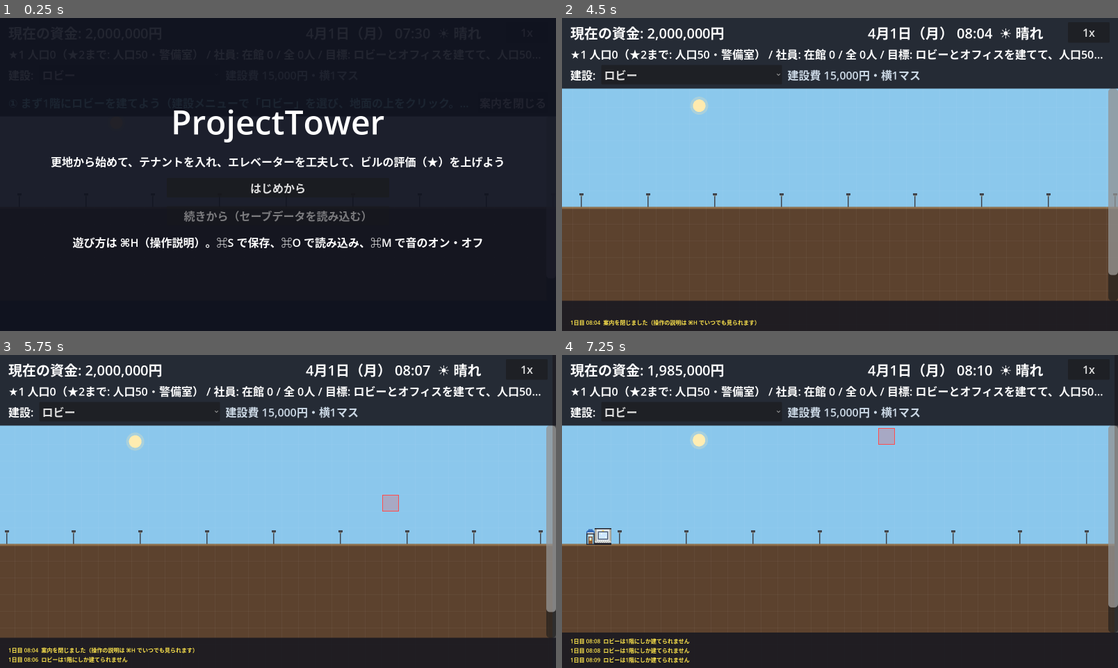
Above: before the commit, frames 1-4 (two rows, left to right).
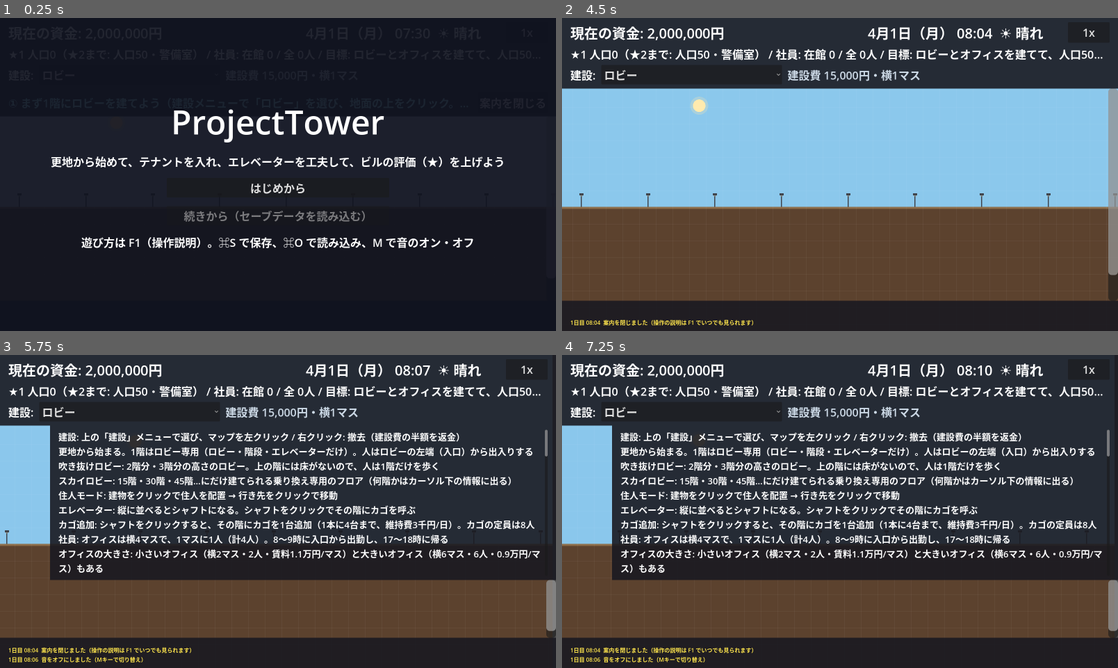
Above: after the commit, the same moments.

Repository: Toshiaki0315/ProjectTower
Game: Godot game, scene res://scenes/main.tscn
Two runs of this game, one before a commit and one after it. Both use one fixed random seed, a clock stepped at 60 frames per second and the inputs below.
Inputs (mouse positions are in pixels of both pictures, inside the frame that each line leads up to):
- Up to frame 1 (0.25 s): no input
- Up to frame 2 (4.5 s): click "はじめから" at 0.5 s; click "1x" at 1.25 s; click "4x" at 2 s; click "16x" at 2.75 s; click "ロビー" at 3.5 s; click "案内を閉じる" at 4.25 s
- Up to frame 3 (5.75 s): tap Enter at 5 s; move the mouse to (400, 495) at 5.02 s; hold D from 5.03 s (still down); tap H at 5.1 s; click (400, 495) at 5.17 s; tap M at 5.3 s
- Up to frame 4 (7.25 s): release D at 5.75 s; drag from (728, 527) to (812, 574) at 5.77 s; move the mouse to (895, 442) at 6.52 s; hold D from 6.53 s (still down); tap L at 6.6 s; click (895, 442) at 6.67 s; tap 0 at 6.8 s

The runs differ from the first frame. In frame 1, 1.4% of the frame differs, in the area x 13-87%, y 70-74%; in frame 2, 0.1%; in frame 3, 46%; in frame 4, 48%, in the area x 0-100%, y 3-99%.

Commit message:
fix: ショートカットがmacOSのシステム操作とぶつからないようにする
- 操作説明は ⌘H → F1・H、音のオン・オフは ⌘M → M に変更
  （macOSの⌘H＝隠す、⌘M＝しまう と衝突していた）
- Esc で開いているパネル（操作説明・メッセージの記録・収支のグラフ）を閉じる
- 操作説明とメッセージの記録の長い行が右で切れていたので折り返す（幅1000→1400px）

Co-Authored-By: Claude Opus 5 <noreply@anthropic.com>

Diff:
--- a/scripts/main.gd
+++ b/scripts/main.gd
@@ -618,18 +618,26 @@
 	else:
 		build_at(map_pos)
 
-# ⌘（Ctrl）と組み合わせるショートカット。受け付けたら true
-#   ⌘H: 操作説明の開閉 / ⌘L: メッセージの記録の開閉
+# ショートカット。受け付けたら true
+#   F1 / H: 操作説明の開閉 / M: 音のオン・オフ / Esc: 開いているパネルを閉じる
+#   ⌘L: メッセージの記録の開閉 / ⌘G: 収支のグラフの開閉
 #   ⌘+ / ⌘-: ゲーム画面の拡大・縮小 / ⌘0: 拡大率をもとに戻す
-#   ⌘S: セーブ / ⌘O: セーブデータの読み込み / ⌘G: 収支のグラフの開閉 / ⌘M: 音のオン・オフ
+#   ⌘S: セーブ / ⌘O: セーブデータの読み込み
+# ヘルプと音を⌘と組み合わせないのは、macOSの⌘H（隠す）・⌘M（しまう）とぶつかるため。
+# このゲームは文字を打つところがないので、単体のキーで受けてよい。
 func handle_shortcut(event: InputEventKey) -> bool:
 	if not (event.meta_pressed or event.ctrl_pressed):
-		return false
+		match event.keycode:
+			KEY_F1, KEY_H:
+				help_panel.visible = not help_panel.visible
+			KEY_M:
+				audio_system.toggle_mute()
+			KEY_ESCAPE:
+				return close_panels()
+			_:
+				return false
+		return true
 	match event.keycode:
-		KEY_H:
-			help_panel.visible = not help_panel.visible
-		KEY_M:
-			audio_system.toggle_mute()
 		KEY_G:
 			chart_panel.visible = not chart_panel.visible
 		KEY_S:
@@ -650,6 +658,15 @@
 			return false
 	return true
 
+# Esc: 開いているパネルを閉じる。1つでも閉じたら true（何も開いていなければ false）
+func close_panels() -> bool:
+	var closed := false
+	for panel in [help_panel, log_panel, chart_panel]:
+		if panel.visible:
+			panel.visible = false
+			closed = true
+	return closed
+
 # ゲームの速度を変える（ボタンの表示も合わせる）
 func set_speed(speed: int) -> void:
 	Engine.time_scale = speed
--- a/scripts/systems/audio_system.gd
+++ b/scripts/systems/audio_system.gd
@@ -4,7 +4,7 @@
 # 音：効果音とBGMを、音の波形からコードで作る（音源ファイルは使わない）。
 #   効果音（SOUNDS）: 建設・撤去・エレベーターの到着・決算・警報・操作できないとき
 #   BGM: 和音をゆっくり鳴らすループ。昼と夜で和音を変える
-#   ⌘M で音を消したり出したりできる。
+#   M キーで音を消したり出したりできる。
 # 音を鳴らしすぎないよう、同じ効果音は COOLDOWN 秒に1回までにする。
 # ---------------------------------------------------
 
@@ -73,14 +73,14 @@
 	player.stream = sounds[name]
 	player.play()
 
-# 音を消す・戻す（⌘M）
+# 音を消す・戻す（Mキー）
 func toggle_mute() -> bool:
 	muted = not muted
 	if muted:
 		bgm_player.stop()
 	else:
 		bgm_player.play()
-	world.show_message("音を%sにしました（⌘Mで切り替え）" % ("オフ" if muted else "オン"))
+	world.show_message("音を%sにしました（Mキーで切り替え）" % ("オフ" if muted else "オン"))
 	return muted
 
 # BGMを昼／夜の和音で鳴らし直す
--- a/scripts/systems/tutorial_system.gd
+++ b/scripts/systems/tutorial_system.gd
@@ -11,7 +11,7 @@
 	"② ロビーの隣に「エレベーター」か「階段」を建てて、上の階へ行けるようにしよう",
 	"③ 2階から上に「オフィス」を建てよう（社員が出勤すると賃料が入る）",
 	"④ 速度ボタン（1x）を押して時間を進め、社員が出勤するようすを見てみよう",
-	"⑤ 毎日0時に決算がある。⌘G で収支のグラフ、⌘H でくわしい操作説明を見られる",
+	"⑤ 毎日0時に決算がある。⌘G で収支のグラフ、F1 でくわしい操作説明を見られる",
 ]
 
 var world: Node2D # main.gd
@@ -56,4 +56,4 @@
 # 「案内を閉じる」を押したとき
 func skip() -> void:
 	finished = true
-	world.show_message("案内を閉じました（操作の説明は ⌘H でいつでも見られます）")
+	world.show_message("案内を閉じました（操作の説明は F1 でいつでも見られます）")
--- a/scripts/view/ui.gd
+++ b/scripts/view/ui.gd
@@ -9,6 +9,7 @@
 # ---------------------------------------------------
 
 const UI_SCALE := 2      # 画面表示（文字・ボタン・余白）の大きさの倍率
+const PANEL_WIDTH := 1400 # 操作説明・メッセージの記録のパネルの横幅（画面幅1600に収まる大きさ）
 const BASE_FONT_SIZE := 16 # 倍率をかける前の文字の大きさ
 const MESSAGE_LINES := 3 # 下部バーに出しておくメッセージの行数
 
@@ -24,7 +25,7 @@
 var message_label: Label   # 操作結果のメッセージ（下から数行ぶん流れる）
 var hover_label: Label     # カーソル下のマスの情報（吹き出しの中身）
 var hover_tooltip: Control # 吹き出し
-var help_panel: Control    # 操作説明（⌘H）
+var help_panel: Control    # 操作説明（F1・H）
 var log_panel: Control     # メッセージの記録（⌘L）
 var log_label: Label
 var log_scroll: ScrollContainer
@@ -105,7 +106,7 @@
 #   上部バー    … 1段目: 資金 / 日付と時刻 / 速度
 #                  2段目: ビルの状況（★・人口・社員・客室）
 #                  3段目: 建設メニュー
-#   操作説明    … 上部バーの下に表示（⌘Hで開閉）。メッセージの記録は⌘Lで開閉
+#   操作説明    … 上部バーの下に表示（F1・Hで開閉）。メッセージの記録は⌘Lで開閉
 #   （マップ）  … クリックはそのままマップに届く
 #   下部バー    … 操作結果のメッセージ（新しいものが下に出て、古いものは流れる）
 #   吹き出し    … カーソル下のマスの情報（建物や人がいるマスで、マウスの横に出る）
@@ -168,7 +169,7 @@
 	status_row.add_child(speed_button)
 	world.set_speed(1)
 
-	# 操作説明（⌘H）とメッセージの記録（⌘L）は、ボタンではなくショートカットで開く
+	# 操作説明（F1・H）とメッセージの記録（⌘L）は、ボタンではなくショートカットで開く
 
 	# 建設メニュー: リストから選んで、マップをクリックして建てる（見出しごとにまとめる）
 	var build_label = Label.new()
@@ -226,9 +227,9 @@
 		"入口: 1階の左端と地下鉄駅（地下5階より深いところにだけ建てられる）。人は近い方の入口から出入りする",
 		"　地下鉄駅があると、店や映画館へ来る外からのお客さんが1駅につき5割増える（最大2倍）",
 		"速度: 上部バーの速度ボタンを押すたびに 1x → 4x → 16x → 1x と切り替わる",
-		"ショートカット: ⌘H（この説明の開閉） / ⌘L（メッセージの記録） / ⌘+・⌘-（画面の拡大・縮小） / ⌘0（拡大率をもとに戻す）",
+		"ショートカット: F1・H（この説明の開閉） / Esc（開いているパネルを閉じる） / ⌘L（メッセージの記録） / ⌘+・⌘-（画面の拡大・縮小） / ⌘0（拡大率をもとに戻す）",
 		"収支のグラフ: ⌘G で、最近60日ぶんの決算の合計を棒グラフで見られる",
-		"音: ⌘M で音のオン・オフ（効果音とBGMは、波形からゲームの中で作っている）",
+		"音: M キーで音のオン・オフ（効果音とBGMは、波形からゲームの中で作っている）",
 		"撤去: 建設メニューの「撤去」を選ぶと左クリックで撤去できる（右クリックはいつでも撤去）。ドラッグで続けて建設・撤去できる",
 		"セーブ: ⌘S で保存、⌘O で読み込み（ビル・資金・日付・評価・各設備の状態が戻る）",
 		"天気: 日ごとに晴れ・くもり・雨が決まる（6月は梅雨）。雨の日は入口から来る店の客が半分（車で来る客は減らない）",
@@ -265,8 +266,12 @@
 		"カメラ移動: 2本指スクロール / 中ボタンドラッグ / WASD・矢印キー",
 	])
 	help_label.add_theme_font_size_override("font_size", 13 * UI_SCALE) # 行数が多いので少し小さめ
+	# 長い行は折り返して、右がはみ出して読めなくならないようにする
+	help_label.autowrap_mode = TextServer.AUTOWRAP_WORD_SMART
+	help_label.custom_minimum_size = Vector2(PANEL_WIDTH, 0)
 	var help_scroll = ScrollContainer.new()
-	help_scroll.custom_minimum_size = Vector2(1000, 420) # 画面に収まる高さ。はみ出す分はスクロールする
+	help_scroll.custom_minimum_size = Vector2(PANEL_WIDTH, 420) # 画面に収まる高さ。はみ出す分は上下にスクロールする
+	help_scroll.horizontal_scroll_mode = ScrollContainer.SCROLL_MODE_DISABLED
 	help_scroll.add_child(help_label)
 	help_panel = make_bar(help_scroll)
 	help_panel.visible = false
@@ -279,8 +284,11 @@
 	log_label = Label.new()
 	log_label.add_theme_color_override("font_color", Color(1.0, 0.9, 0.3))
 	log_label.add_theme_font_size_override("font_size", 13 * UI_SCALE)
+	log_label.autowrap_mode = TextServer.AUTOWRAP_WORD_SMART
+	log_label.custom_minimum_size = Vector2(PANEL_WIDTH, 0)
 	log_scroll = ScrollContainer.new()
-	log_scroll.custom_minimum_size = Vector2(1000, 420)
+	log_scroll.custom_minimum_size = Vector2(PANEL_WIDTH, 420)
+	log_scroll.horizontal_scroll_mode = ScrollContainer.SCROLL_MODE_DISABLED
 	log_scroll.add_child(log_label)
 	log_panel = make_bar(log_scroll)
 	log_panel.visible = false
@@ -554,7 +562,7 @@
 		world.save_system.load_game())
 	box.add_child(continue_button)
 	var hint = Label.new()
-	hint.text = "遊び方は ⌘H（操作説明）。⌘S で保存、⌘O で読み込み、⌘M で音のオン・オフ"
+	hint.text = "遊び方は F1（操作説明）。⌘S で保存、⌘O で読み込み、M で音のオン・オフ"
 	hint.horizontal_alignment = HORIZONTAL_ALIGNMENT_CENTER
 	box.add_child(hint)
 	title_panel = back
--- a/tests/screenshot_test.gd
+++ b/tests/screenshot_test.gd
@@ -348,13 +348,19 @@
 	check(not main.can_click_cell(office_cell), "建物のあるマスは建設不可（赤）と判定される")
 	check(main.hover_label.text.contains("オフィス"), "下部バーに建物の種類が出る")
 
-	# 操作説明の開閉（⌘H）
+	# 操作説明の開閉（F1・H）。macOSの⌘H（隠す）とぶつからないよう、⌘は使わない
 	check(not main.help_panel.visible, "操作説明は最初は閉じている")
+	await press_key(KEY_F1)
+	check(main.help_panel.visible, "F1で操作説明が開く")
+	await capture("ui_02_help_open")
+	await press_key(KEY_F1)
+	check(not main.help_panel.visible, "もう一度F1を押すと閉じる")
+	await press_key(KEY_H)
+	check(main.help_panel.visible, "Hキーでも操作説明が開く")
+	await press_key(KEY_ESCAPE)
+	check(not main.help_panel.visible, "Escで開いているパネルが閉じる")
 	await press_shortcut(KEY_H)
-	check(main.help_panel.visible, "⌘Hで操作説明が開く")
-	await capture("ui_02_help_open")
-	await press_shortcut(KEY_H)
-	check(not main.help_panel.visible, "もう一度⌘Hを押すと閉じる")
+	check(not main.help_panel.visible, "⌘Hは受け付けない（macOSのウィンドウを隠す操作を邪魔しない）")
 
 	# メッセージの記録（⌘L）
 	main.show_message("テストのメッセージ1")
@@ -3392,15 +3398,15 @@
 	audio.play("build")
 	check(is_equal_approx(audio.last_played["build"], first_time), "同じ音は少し間を空けてから鳴らす")
 
-	# ⌘Mで音を消せる
-	await press_shortcut(KEY_M)
-	check(audio.muted and not audio.bgm_player.playing, "⌘Mで音が止まる")
+	# Mで音を消せる（macOSの⌘M（しまう）とぶつからないよう、⌘は使わない）
+	await press_key(KEY_M)
+	check(audio.muted and not audio.bgm_player.playing, "Mキーで音が止まる")
 	check(main.last_message.contains("音をオフにしました"), "音を消したことがメッセージで出る")
 	audio.last_played.clear()
 	audio.play("chime")
 	check(not audio.last_played.has("chime"), "音を消している間は効果音も鳴らない")
-	await press_shortcut(KEY_M)
-	check(not audio.muted and audio.bgm_player.playing, "もう一度⌘Mで音が戻る")
+	await press_key(KEY_M)
+	check(not audio.muted and audio.bgm_player.playing, "もう一度Mキーで音が戻る")
 
 	# 夜になるとBGMが夜の和音に変わる
 	main.clock.set_time(1, 12, 0)
@@ -3737,12 +3743,16 @@
 	root.push_input(release)
 	await wait_frames(1)
 
-# ⌘（Command）を押しながらキーを押す（⌘H・⌘Lなどのショートカット）
+# ⌘（Command）を押しながらキーを押す（⌘L・⌘Gなどのショートカット）
 func press_shortcut(keycode: Key) -> void:
+	await press_key(keycode, true)
+
+# ⌘なしでキーを押す（F1・H・M・Esc）
+func press_key(keycode: Key, meta := false) -> void:
 	var press := InputEventKey.new()
 	press.keycode = keycode
 	press.pressed = true
-	press.meta_pressed = true
+	press.meta_pressed = meta
 	root.push_input(press)
 	await wait_frames(2)
 
Not shown, changed: README.md
Not shown, changed: Tasks.md
Not shown, changed: docs/Game_Spec.md
